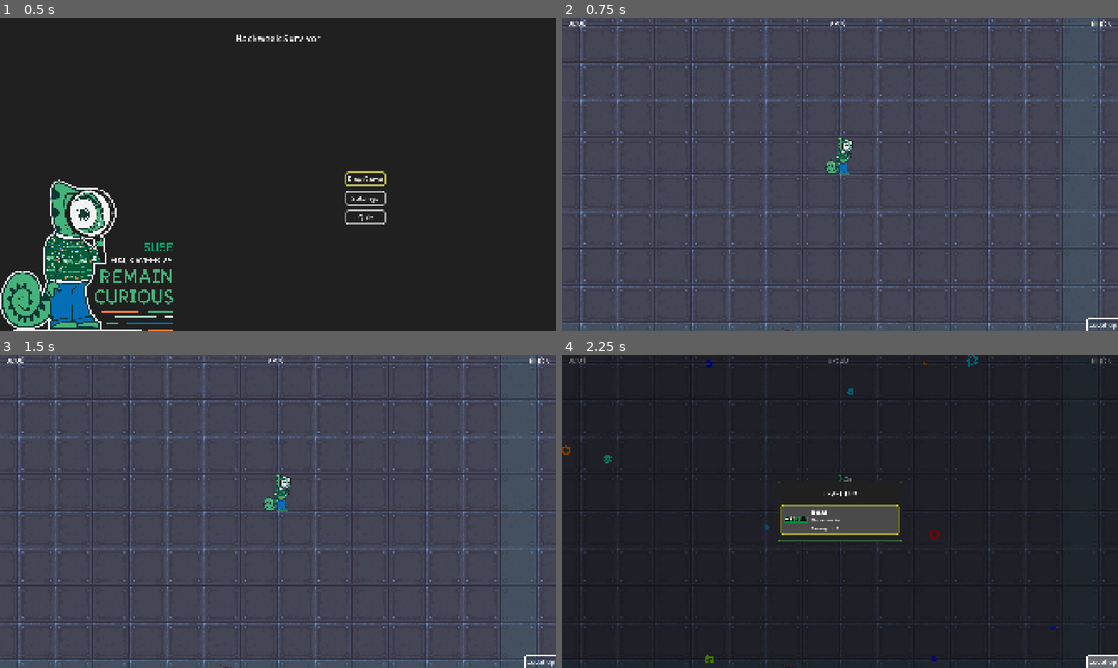
Above: before the commit, frames 1-4 (two rows, left to right).
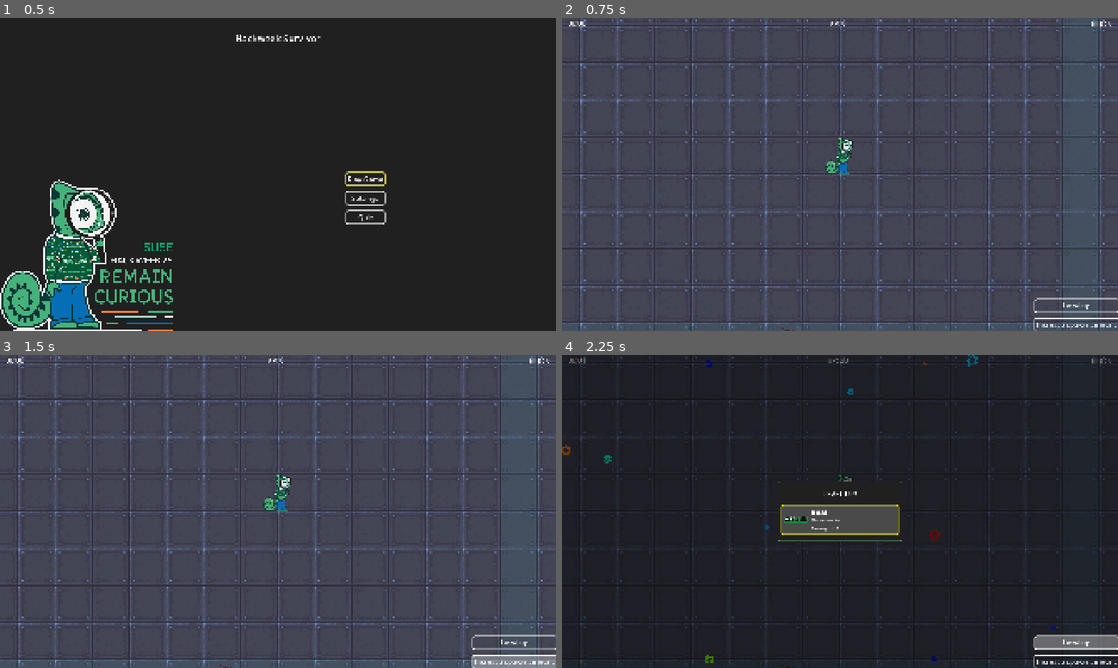
Above: after the commit, the same moments.

Repository: jcronenberg/hackweek-survivor
Game: Godot game, scene res://src/menu/menu.tscn
Two runs of this game, one before a commit and one after it. Both use one fixed random seed, a clock stepped at 60 frames per second and the inputs below.
Inputs (mouse positions are in pixels of both pictures, inside the frame that each line leads up to):
- Up to frame 1 (0.5 s): no input
- Up to frame 2 (0.75 s): click "Play Game" at 0.5 s
- Up to frame 3 (1.5 s): click (517, 661) at 1.25 s, where only the run after the commit has a clickable "Increase spawn amount"
- Up to frame 4 (2.25 s): click "Level up" at 2 s

Frame 1 is identical in both runs. In frame 2, 0.4% of the frame differs, in the area x 84-100%, y 89-100%; in frame 3, 0.9%; in frame 4, 1.1%.

Commit message:
Add debug button to increase enemy spawn amount

Diff:
--- a/src/ui/debug_menu.gd
+++ b/src/ui/debug_menu.gd
@@ -4,3 +4,7 @@
 func _on_level_up_button_pressed() -> void:
 	var player: Player = Global.get_player()
 	player.xp += player.next_level - player.xp
+
+
+func _on_spawn_amount_button_pressed() -> void:
+	get_node("/root/Game").spawn_amount += 1
--- a/src/ui/debug_menu.tscn
+++ b/src/ui/debug_menu.tscn
@@ -16,4 +16,9 @@
 layout_mode = 2
 text = "Level up"
 
+[node name="SpawnAmountButton" type="Button" parent="."]
+layout_mode = 2
+text = "Increase spawn amount"
+
 [connection signal="pressed" from="LevelUpButton" to="." method="_on_level_up_button_pressed"]
+[connection signal="pressed" from="SpawnAmountButton" to="." method="_on_spawn_amount_button_pressed"]
